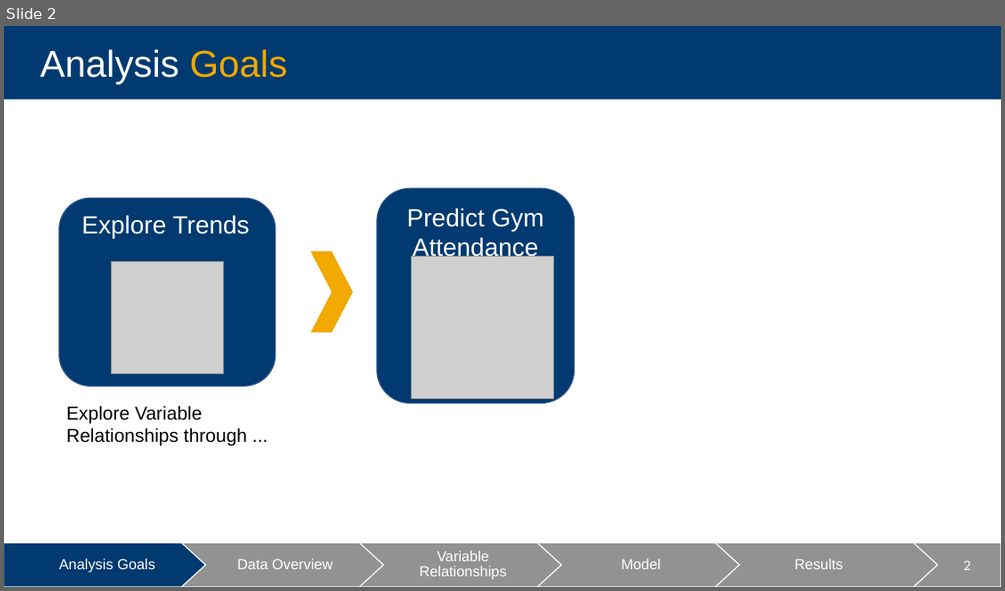
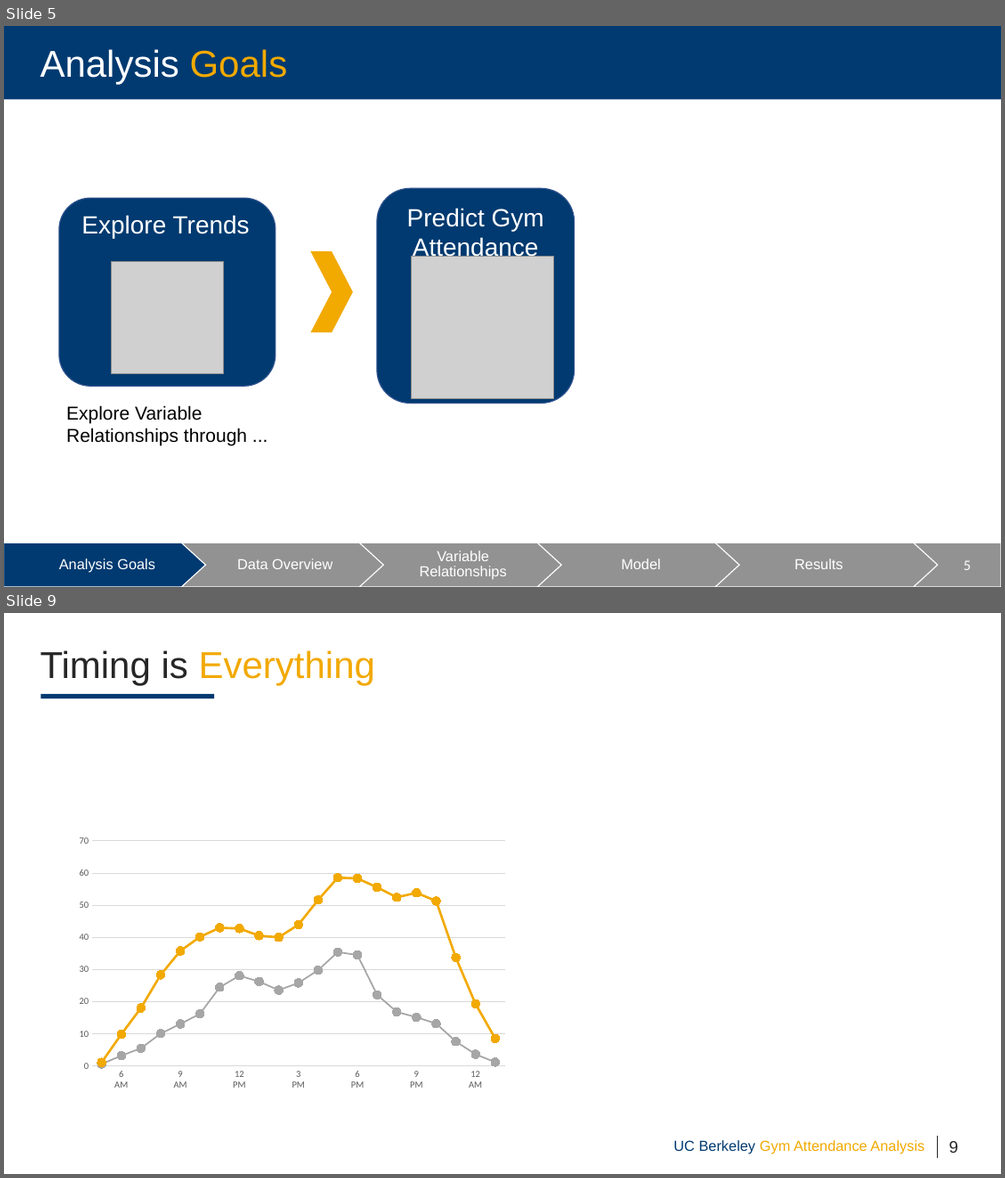
Before and after one commit to jeffernst4/gymtraffic, a slide deck: presentation/UC Berkeley Gym Attendance.pptx. Shown one above the other, each under a label of ours: slide 2 before the commit, slides 5 and 9 after it; the slides between them are not shown. The pictures are 1005x591 and 1005x1178 pixels, drawn with LibreOffice and Linux fonts; fonts in the diff are those of the drawing; grey boxes stand for pictures. Boxes give left, top, right and bottom in pixels: in the first picture for what was removed or moved away, otherwise in the second. Text is boxed around its words. In the diff, an @@ line names an element or a change of style, - is before the commit and + after.

```diff
--- a/presentation/UC Berkeley Gym Attendance.pptx
+++ b/presentation/UC Berkeley Gym Attendance.pptx
@@ slide 9 added at (4,613,1001,1174), background #FFFFFF @@
@@ text added at (40,650,375,686), 36 pt, text #F2A900 @@
+Timing is Everything
@@ rectangle added at (40,694,214,698), fill #003A70 @@
@@ line chart added at (71,830,514,1096) @@
+categories: , 0.25, , , 0.375, , , 0.5, , , 0.625, , , 0.75, , , 0.875, , , 1, 
+Series 1: 1, 3, 6, 10, 13, 16, 24, 28, 26, 24, 26, 30, 35, 34, 22, 17, 15, 13, 8, 4, 1
+Series 2: 1, 10, 18, 28, 36, 40, 43, 43, 41, 40, 44, 52, 59, 58, 56, 52, 54, 51, 34, 19, 9
@@ text added at (673,1140,924,1154), 14 pt, text #F2A900 @@
+UC Berkeley Gym Attendance Analysis
@@ line added from (938, 1135) to (938, 1159), #262626 1 pt @@
@@ page number added at (949,1141,958,1152), 16 pt, text #262626 @@
+9
@@ what was slide 2 is now slide 5 @@
@@ page number at (963,560,971,570): text changed @@
-2
+5
```
Also in this commit, not shown: 3 slides changed, 4 other slides added.
